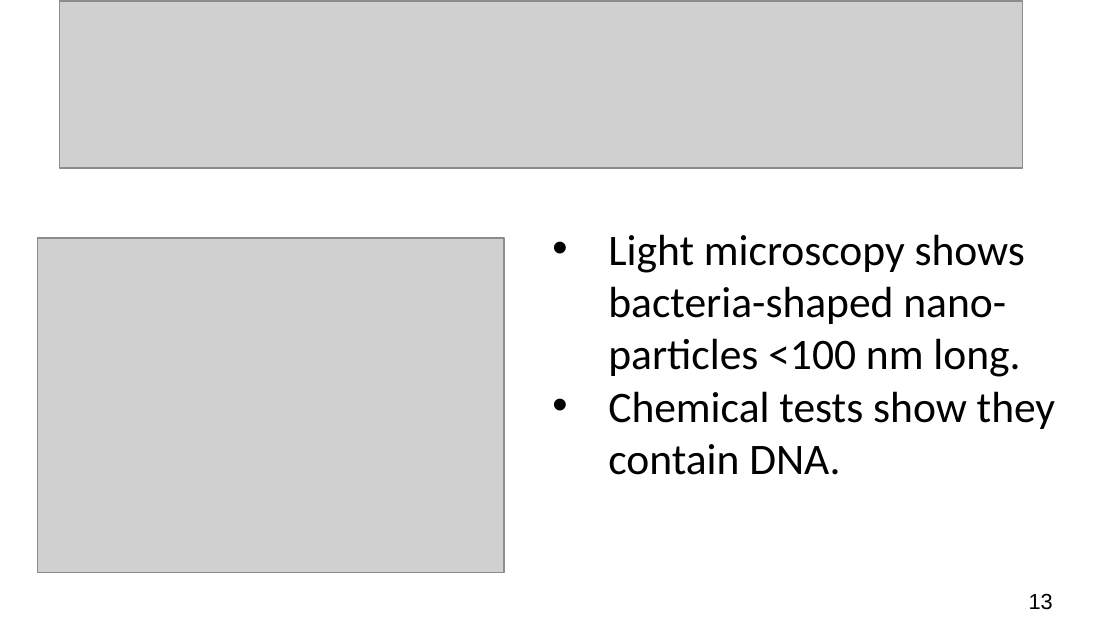
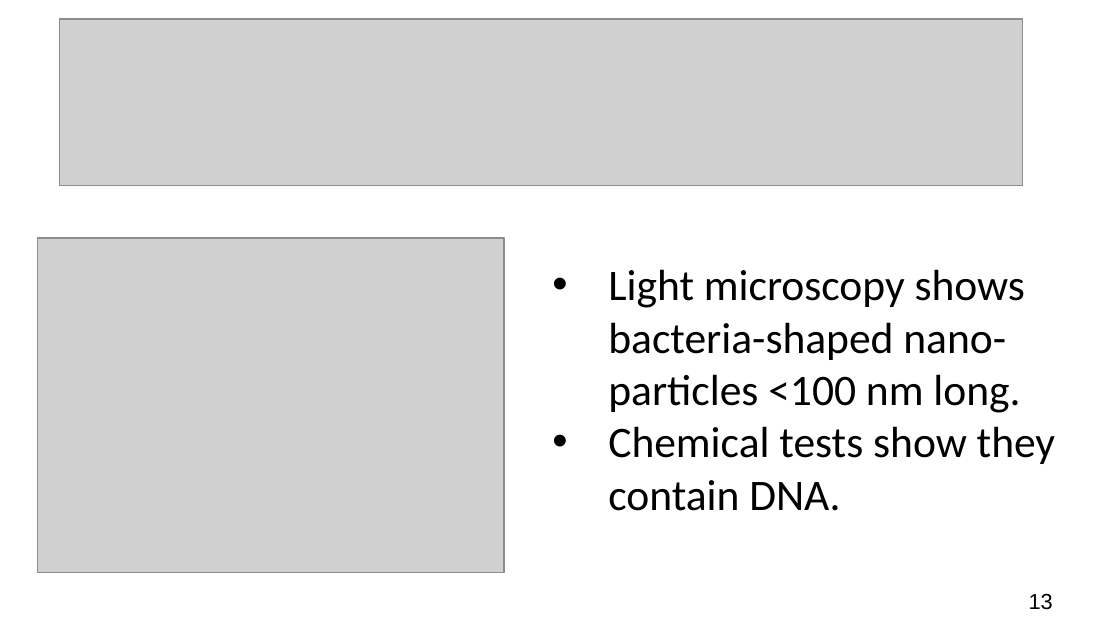
Before and after one commit to adanieljohnson/NTC2024, a slide deck: slide 13 of docs/downloads/Case-What_Is_Life_annotated.pptx. Drawn at 1120x630 pixels with LibreOffice and Linux fonts; fonts in the diff are those of the drawing; grey boxes stand for pictures. Boxes give left, top, right and bottom in pixels: in the first picture for what was removed or moved away, otherwise in the second. Text is boxed around its words. In the diff, an @@ line names an element or a change of style, - is before the commit and + after.

```diff
--- a/docs/downloads/Case-What_Is_Life_annotated.pptx
+++ b/docs/downloads/Case-What_Is_Life_annotated.pptx
@@ picture: place and size @@
-picture at box(59, 1, 1023, 168)
+picture at box(59, 19, 1023, 186)
@@ text "Light microscopy shows bacteria-shaped nano-particles ...": place and size @@
-text "Light microscopy shows bacteria-shaped nano-particles ..." at box(608, 234, 1055, 475)
+text "Light microscopy shows bacteria-shaped nano-particles ..." at box(608, 269, 1055, 511)
```
Also in this commit, not shown: 19 other slides changed, 1 slide added, 2 other files.
